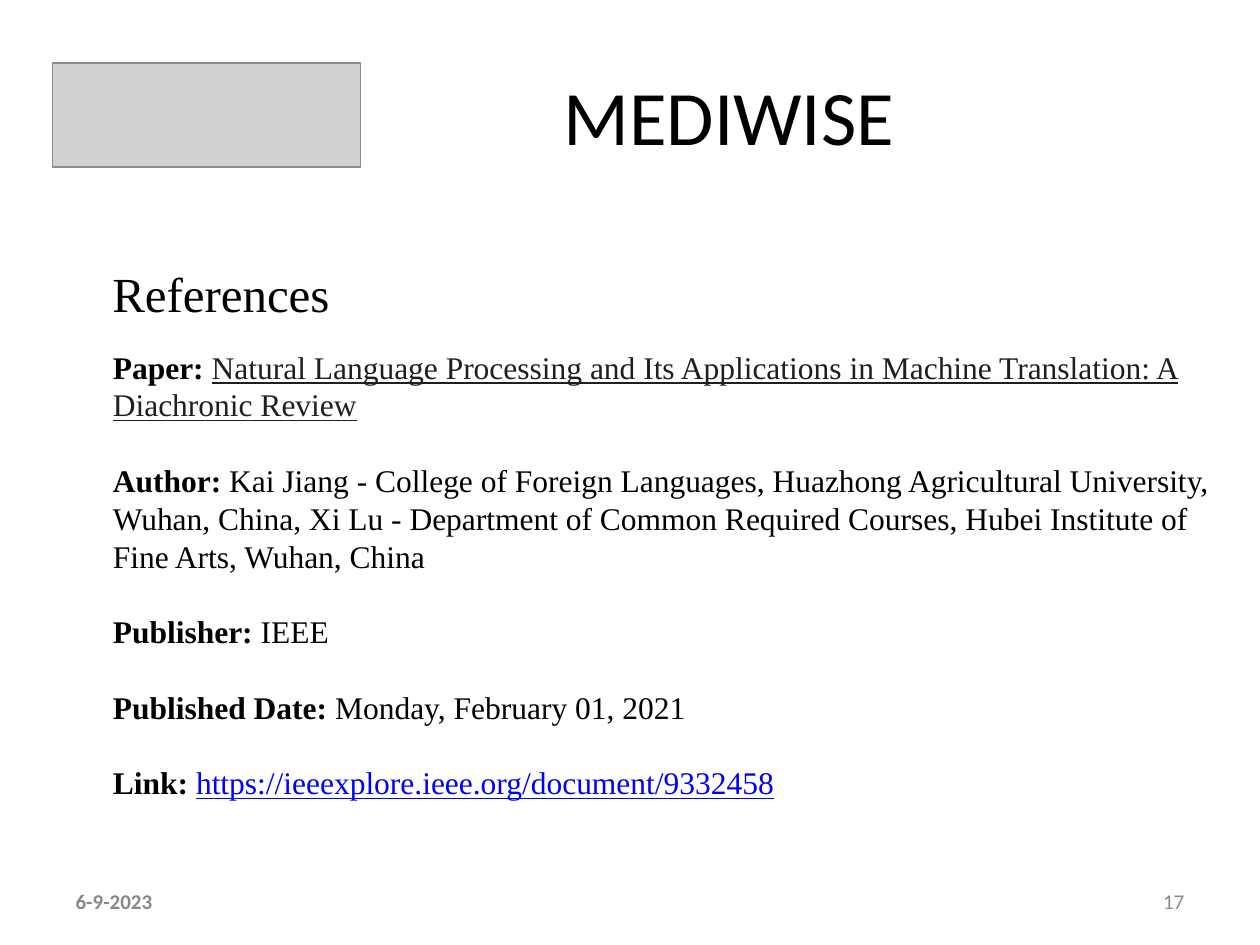
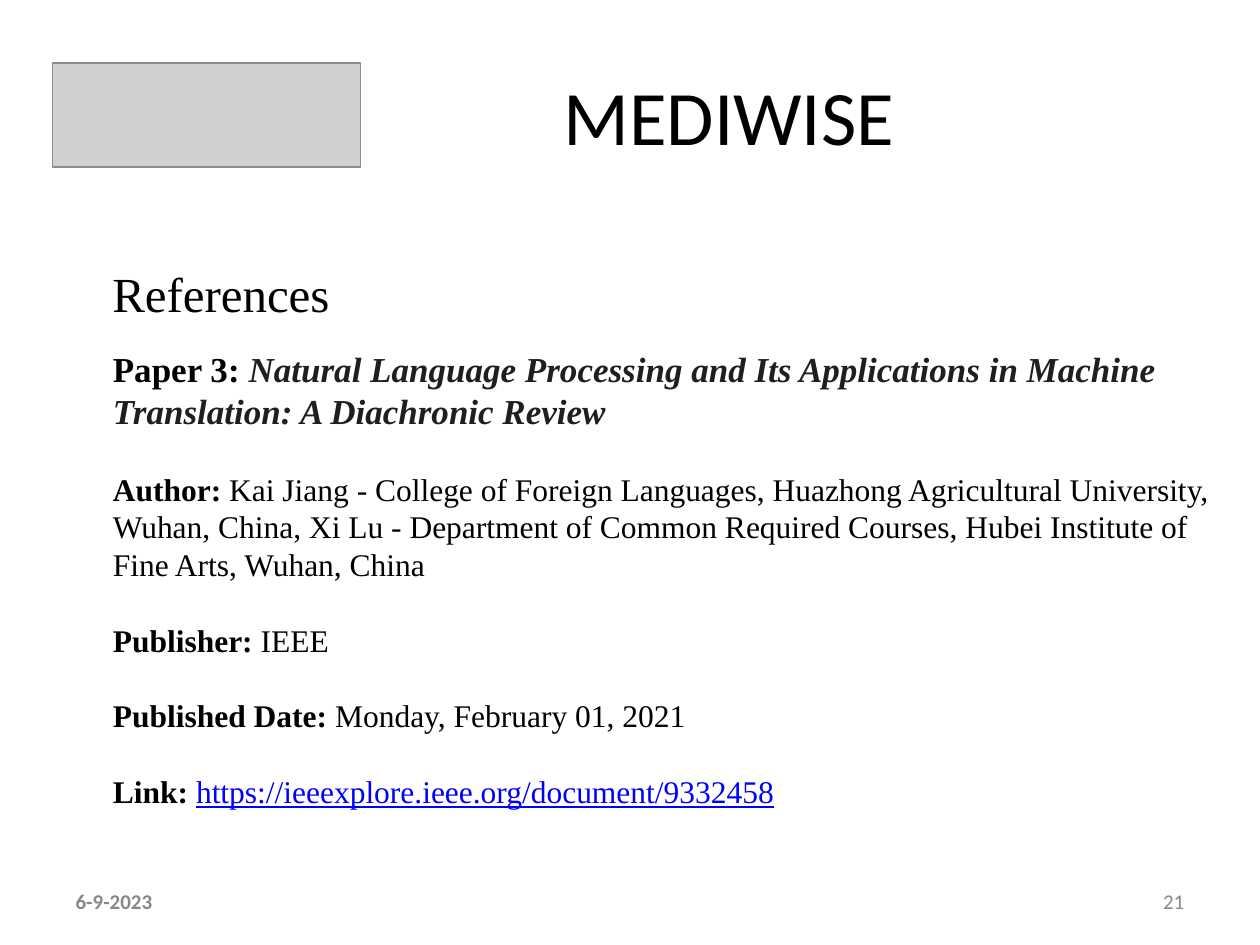
Before and after one commit to ani23-11/MediWise, a slide deck: slide 21 of ppt and references/Main - PPT Template Ctech.pptx (slide 17 before the commit). Drawn at 1260x945 pixels with LibreOffice and Linux fonts; fonts in the diff are those of the drawing; grey boxes stand for pictures. Boxes give left, top, right and bottom in pixels: in the first picture for what was removed or moved away, otherwise in the second. Text is boxed around its words. In the diff, an @@ line names an element or a change of style, - is before the commit and + after.

```diff
--- a/ppt and references/Main - PPT Template Ctech.pptx
+++ b/ppt and references/Main - PPT Template Ctech.pptx
@@ text at (113, 357, 1155, 425): text changed; size 18 to 20 pt; bold on; italic on @@
-Paper: Natural Language Processing and Its Applications in Machine Translation: A Diachronic Review
+Paper 3: Natural Language Processing and Its Applications in Machine Translation: A Diachronic Review
@@ page number at (1163, 895, 1184, 909): text changed @@
-17
+21
```
Also in this commit, not shown: 19 other slides changed, 4 slides added, 1 other file.
